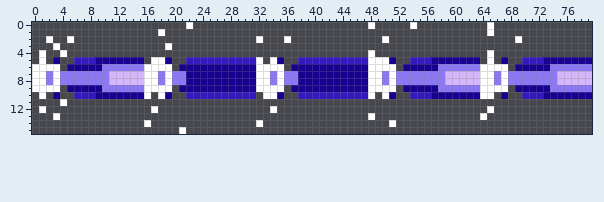
Edited in one commit: sprite sheet (core/assets/cracter/weapons/laser_start.png). This is how it looked before the edit.
The file is 80x16 pixels.
New version:
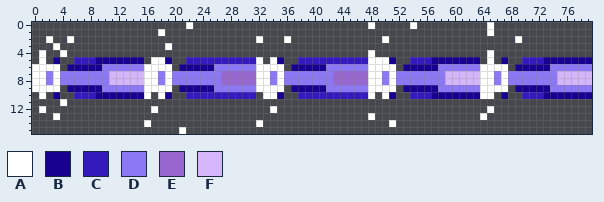
Palette (. is transparent): A #ffffff  B #180090  C #3419bc  D #8c78f4  E #9868d0  F #d6b6fb
The exact change:
{"y":6,"x":26,"old":"BBBBBB","new":"DDDDDD"}
{"y":6,"x":42,"old":"BBBBBB","new":"DDDDDD"}
{"y":7,"x":22,"old":"BBBBBBBBBB","new":"DDDDDEEEEE"}
{"y":7,"x":38,"old":"BBBBBBBBBB","new":"DDDDDEEEEE"}
{"y":8,"x":22,"old":"BBBBBBBBBB","new":"DDDDDEEEEE"}
{"y":8,"x":38,"old":"BBBBBBBBBB","new":"DDDDDEEEEE"}
{"y":9,"x":26,"old":"BBBBBB","new":"DDDDDD"}
{"y":9,"x":42,"old":"BBBBBB","new":"DDDDDD"}
{"label":"changed","picture_box":[186,64,256,92]}
{"label":"changed","picture_box":[298,64,368,92]}
